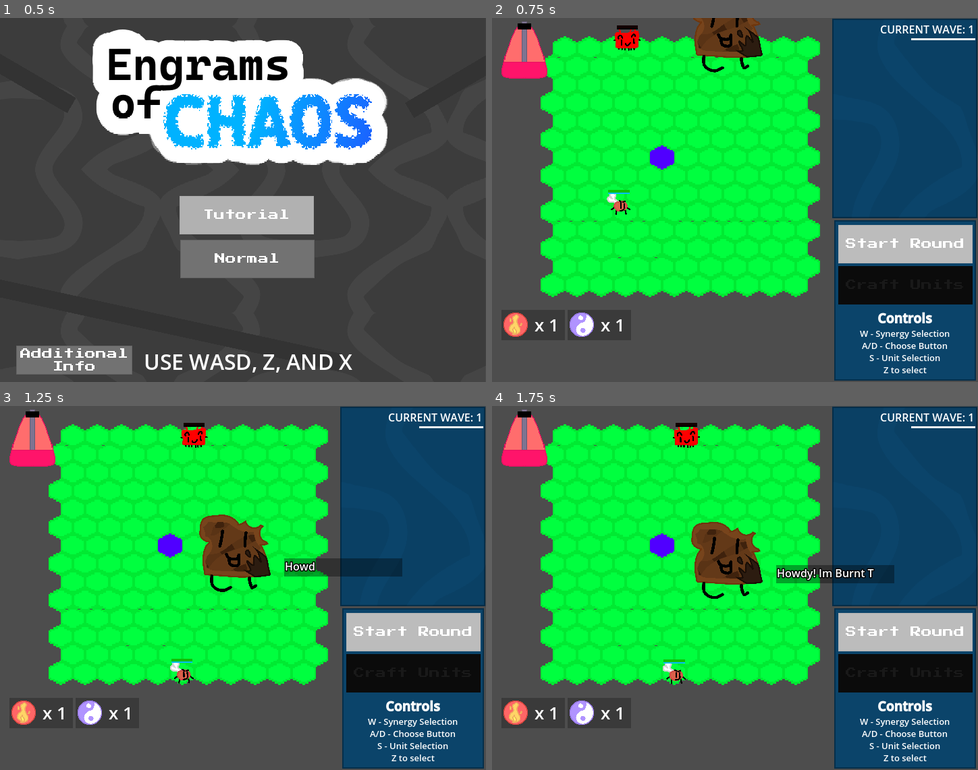
Above: before the commit, frames 1-4 (two rows, left to right).
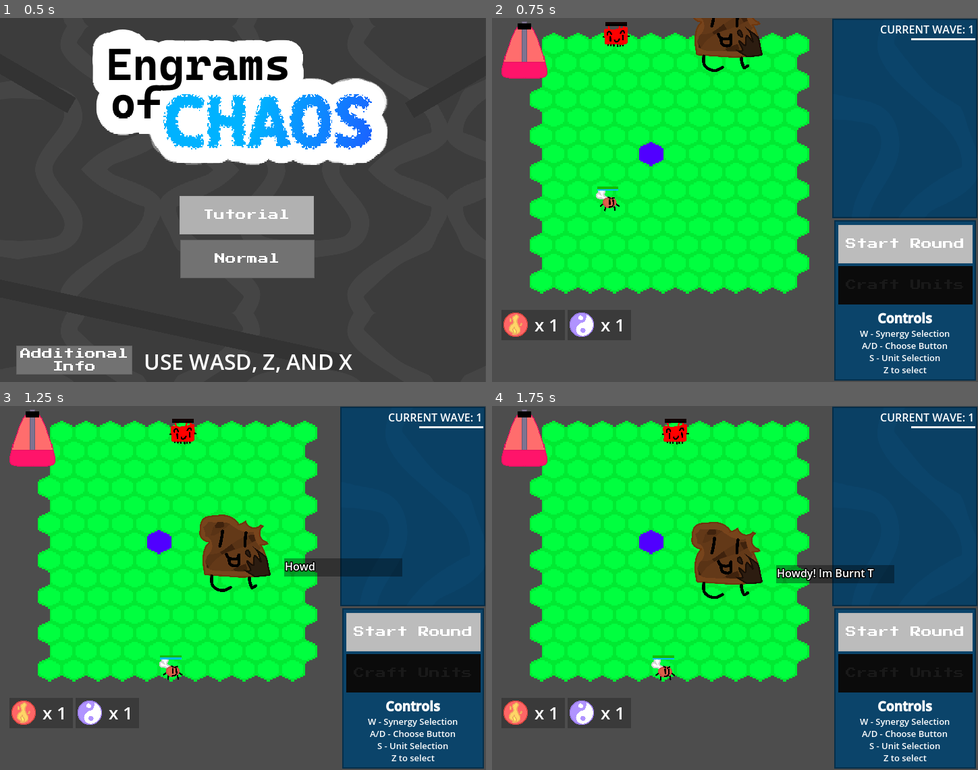
Above: after the commit, the same moments.

Repository: Kaplin86/engrams-of-chaos
Game: Godot game, scene res://main_menu.tscn
Same seed, same stepped clock (60 frames per second), same inputs: the game is played once before the commit and once after it.
Inputs (mouse positions are in pixels of both pictures, inside the frame that each line leads up to):
- Up to frame 1 (0.5 s): no input
- Up to frame 2 (0.75 s): tap Enter at 0.5 s; move the mouse to (841, 181) at 0.52 s; hold Right (ui_right) from 0.53 s (still down); tap Z (confirm) at 0.6 s; click (841, 181) at 0.67 s
- Up to frame 3 (1.25 s): keep holding Right (ui_right)
- Up to frame 4 (1.75 s): tap Z (confirm) at 1.25, 1.35 s; move the mouse to (637, 606) at 1.27 s; release Right (ui_right) at 1.28 s; hold Down (ui_down) from 1.28 s (still down)

Frame 1 is identical in both runs. In frame 2, 5.1% of the frame differs, in the area x 7-68%, y 0-77%; in frame 3, 5.2%; in frame 4, 5.2%, in the area x 7-68%, y 3-77%.

Commit message:
34 Hour
I fixed up the end screen so hopefully inputs always work now. At the start (Technically end but its instant) of every tick the camera will zoom in a tiny bit. hitting the start button also plays a sound

Diff:
--- a/gameManager.gd
+++ b/gameManager.gd
@@ -26,6 +26,7 @@
 signal TickEnd
 signal AttackHit
 signal RoundEnd
+signal _confirmpress
 
 func _ready() -> void:
 	tickTimer.wait_time = secondsPerTick
@@ -49,6 +50,10 @@
 	#startFight()
 
 	$CursorHandler.unitTarget = units[1]
+
+func _process(delta: float) -> void:
+	if Input.is_action_just_pressed("confirm"):
+		_confirmpress.emit()
 
 func pauseTicks(unpause = false):
 	tickTimer.paused = !unpause
@@ -95,7 +100,8 @@
 		currentSynergyObjects.append(NewSynergyObject)
 		NewSynergyObject.manager = self
 
-
+	$RoundStart.play()
+	$RoundStart.pitch_scale = 1 + (randf() - 0.5) * 0.1
 
 func combine_arrays_unique(array1: Array, array2: Array) -> Array:
 	var combined_array = array1.duplicate(true)
@@ -153,6 +159,7 @@
 		NewUnit.gameManagerObject = self
 		NewUnit.team = team
 		NewUnit.defense += defenseTuning
+		NewUnit.y_sort_enabled = true
 		add_child(NewUnit)
 		units.append(NewUnit)
 		return OK
@@ -232,11 +239,7 @@
 		var newtween = create_tween().set_trans(Tween.TRANS_CUBIC).set_ease(Tween.EASE_IN)
 		newtween.tween_property($CanvasLayer2/Control,"modulate",Color(1,1,1,1),1)
 		await get_tree().create_timer(1).timeout
-		var loop = true
-		while loop:
-			await get_tree().create_timer(0.1).timeout
-			if Input.is_action_just_pressed("confirm"):
-				loop = false
+		await _confirmpress
 
 		get_tree().change_scene_to_file("res://main_menu.tscn")
 		return
--- a/main.tscn
+++ b/main.tscn
@@ -1,11 +1,13 @@
-[gd_scene load_steps=15 format=4 uid="uid://5nme2qseus3n"]
+[gd_scene load_steps=17 format=4 uid="uid://5nme2qseus3n"]
 
 [ext_resource type="Script" uid="uid://7ker8jed8vvw" path="res://gameManager.gd" id="1_1bvp3"]
 [ext_resource type="Texture2D" uid="uid://d2yv1xbr00kjt" path="res://placeholdertiles.png" id="1_ig7tw"]
 [ext_resource type="Script" uid="uid://buj6ft1vvdf2f" path="res://addons/hexagon_tilemaplayer/hexagon_tilemaplayer.gd" id="3_h2yge"]
 [ext_resource type="AudioStream" uid="uid://ftm7e7tnhde" path="res://sfx/Perc_Can_hi.wav" id="4_lquwl"]
 [ext_resource type="PackedScene" uid="uid://b0fa1fcw3ggsp" path="res://ui.tscn" id="5_7mycd"]
+[ext_resource type="AudioStream" uid="uid://c2li7rthj2ck5" path="res://sfx/bell.wav" id="5_w48qg"]
 [ext_resource type="Script" uid="uid://dn8yn2yv0yjmi" path="res://cursor_handler.gd" id="6_7mycd"]
+[ext_resource type="Script" uid="uid://dyqqo2yil741f" path="res://mainCamera.gd" id="6_ycdy4"]
 [ext_resource type="Script" uid="uid://du7i5uc22arq2" path="res://tutorial_handler.gd" id="7_272bh"]
 [ext_resource type="Script" uid="uid://c4ta8iyc7vxqc" path="res://tutorial_pointer.gd" id="8_4c57u"]
 [ext_resource type="Texture2D" uid="uid://detkdq8rsjfqw" path="res://ui/burntToastSprites/burntToastBody.svg" id="8_5vw27"]
@@ -25,6 +27,7 @@
 sources/0 = SubResource("TileSetAtlasSource_0xm2m")
 
 [node name="Node2D" type="Node2D" node_paths=PackedStringArray("tickTimer", "board")]
+y_sort_enabled = true
 script = ExtResource("1_1bvp3")
 tickTimer = NodePath("Timer")
 secondsPerTick = 0.6
@@ -42,14 +45,20 @@
 [node name="AudioStreamPlayer" type="AudioStreamPlayer" parent="."]
 stream = ExtResource("4_lquwl")
 
+[node name="RoundStart" type="AudioStreamPlayer" parent="."]
+stream = ExtResource("5_w48qg")
+pitch_scale = 1.1
+
 [node name="CanvasLayer" type="CanvasLayer" parent="."]
 
 [node name="UI" parent="CanvasLayer" node_paths=PackedStringArray("timer") instance=ExtResource("5_7mycd")]
 timer = NodePath("../../Timer")
 
 [node name="Camera2D" type="Camera2D" parent="."]
-position = Vector2(160, 120)
+position = Vector2(169, 143)
+offset = Vector2(-1.76, -20.63)
 zoom = Vector2(2.25, 2.25)
+script = ExtResource("6_ycdy4")
 
 [node name="CursorHandler" type="Node2D" parent="." node_paths=PackedStringArray("main", "ui")]
 script = ExtResource("6_7mycd")
@@ -72,7 +81,7 @@
 volume_db = -1.295
 
 [node name="Guy" type="Node2D" parent="TutorialPointer"]
-position = Vector2(348, -201.705)
+position = Vector2(348, -202.579)
 
 [node name="BurntToastBody" type="Sprite2D" parent="TutorialPointer/Guy"]
 scale = Vector2(0.178, 0.178)
@@ -173,6 +182,7 @@
 horizontal_alignment = 1
 
 [node name="Tutorial" type="Label" parent="CanvasLayer2/Control"]
+visible = false
 layout_mode = 0
 offset_left = 617.0
 offset_top = 513.0
@@ -189,3 +199,8 @@
 offset_right = 475.0
 offset_bottom = 513.0
 text = "Press Z to go to main menu."
+
+[node name="Marker2D" type="Marker2D" parent="."]
+position = Vector2(-200, -152)
+
+[connection signal="TickEnd" from="." to="Camera2D" method="_on_node_2d_tick_end"]
--- /dev/null
+++ b/mainCamera.gd
@@ -0,0 +1,12 @@
+extends Camera2D
+var startingpos : Vector2
+func _ready():
+	startingpos = position
+func _process(delta: float) -> void:
+	zoom += (Vector2(2.25,2.25) - zoom) / 10
+	position += (startingpos - position) / 10
+
+
+func _on_node_2d_tick_end() -> void:
+	zoom += Vector2(randf()  * 0.1,randf() * 0.1)
+	position += Vector2(randf()  * 0.1,randf() * 0.1)
Not shown, added: mainCamera.gd.uid
